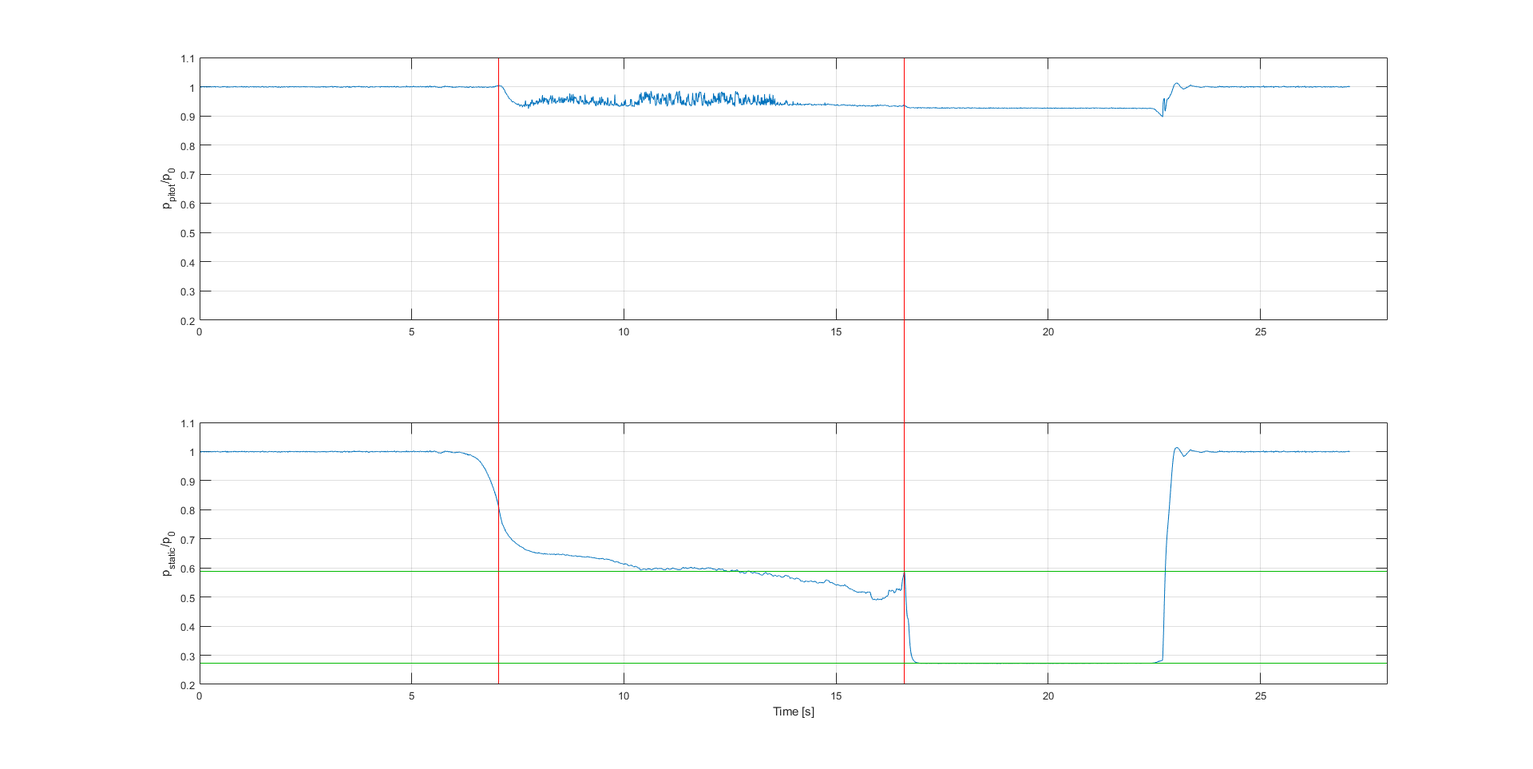
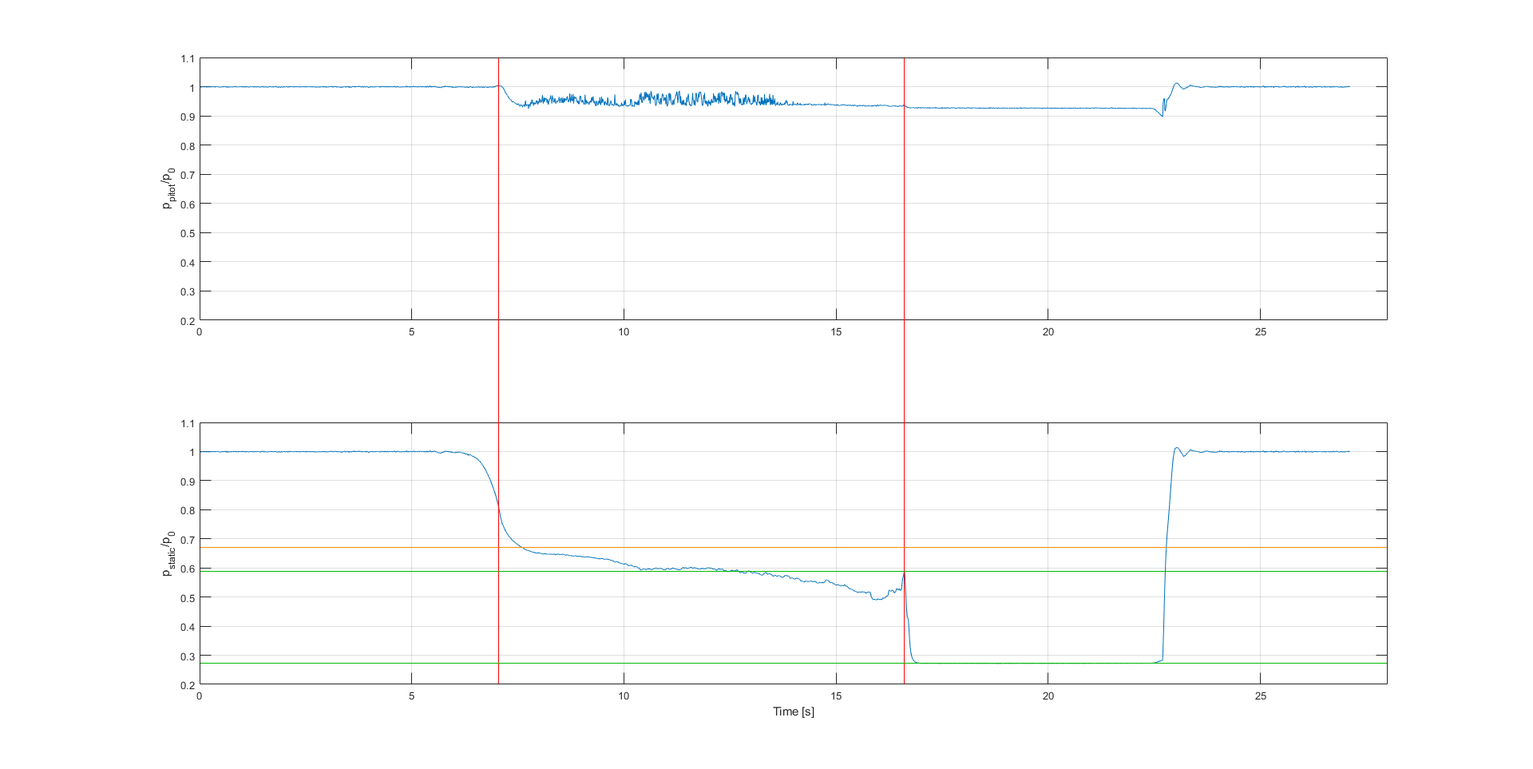
Comparing the layer stacks of the two (1533, 769) images. Changes:
painted on "tunnel_pressures.png" over [200, 547, 1388, 548]
